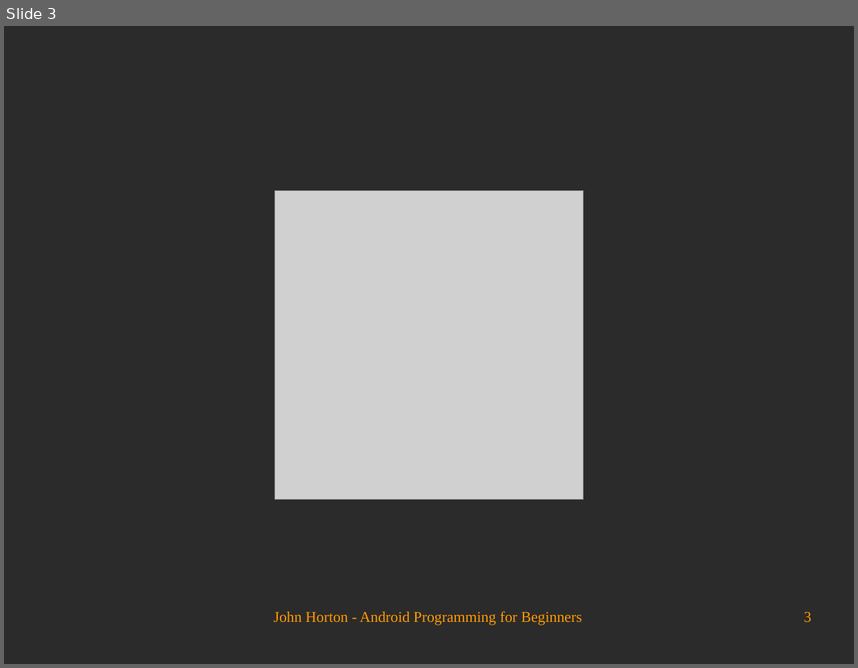
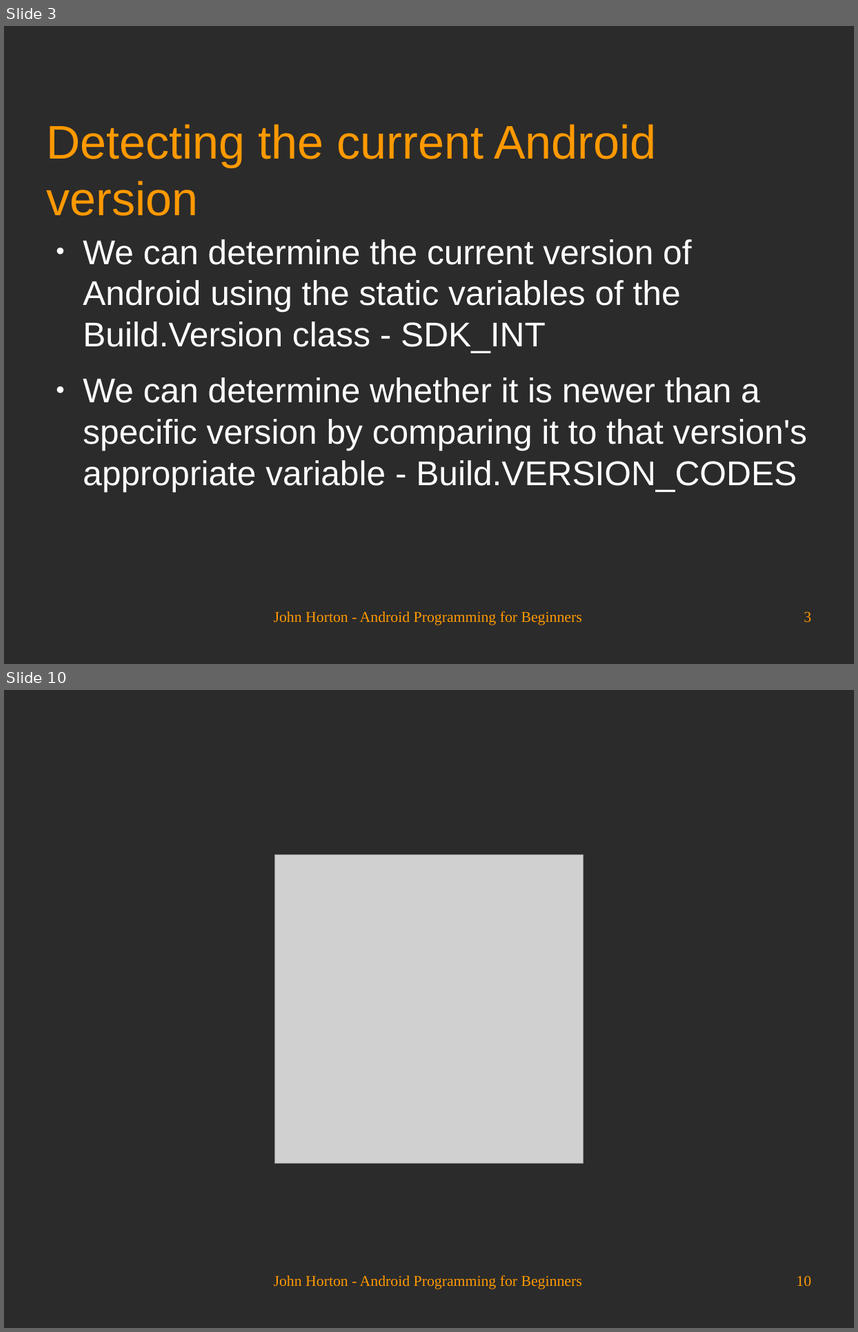
Before and after one commit to Academy-Soft-Intellect/Android-Programming-for-Beginners, a slide deck: 17_Sound_FX_and_Supporting_Different_Versions_of_Android.odp. Shown one above the other, each under a label of ours: slide 3 before the commit, slides 3 and 10 after it; the slides between them are not shown. The pictures are 858x668 and 858x1332 pixels, drawn with LibreOffice and Linux fonts; fonts in the diff are those of the drawing; grey boxes stand for pictures; background and template pictures are left out; a plain dark background stands for a picture behind light text. Boxes give left, top, right and bottom in pixels: in the first picture for what was removed or moved away, otherwise in the second. Text is boxed around its words. In the diff, an @@ line names an element or a change of style, - is before the commit and + after.

```diff
--- a/17_Sound_FX_and_Supporting_Different_Versions_of_Android.odp
+++ b/17_Sound_FX_and_Supporting_Different_Versions_of_Android.odp
@@ slide 3 added at (4,26,854,664), background picture (left out) @@
@@ title added at (47,124,656,216), 44 pt, text #FF9900 @@
+Detecting the current Android version
@@ text added at (83,239,807,491), 32 pt, text #FFFFFF @@
+● We can determine the current version of Android using the static variables of the Build.Version class - SDK_INT
+● We can determine whether it is newer than a specific version by comparing it to that version's appropriate variable - Build.VERSION_CODES
@@ text added at (274,610,582,625), 14 pt, text #FF9900 @@
+John Horton - Android Programming for Beginners
@@ page number added at (804,611,811,622), 14 pt, text #FF9900 @@
+3
@@ what was slide 3 is now slide 10 @@
@@ page number at (796,1275,811,1285): text changed @@
-3
+10
```
Also in this commit, not shown: 2 slides changed, 6 other slides added.
